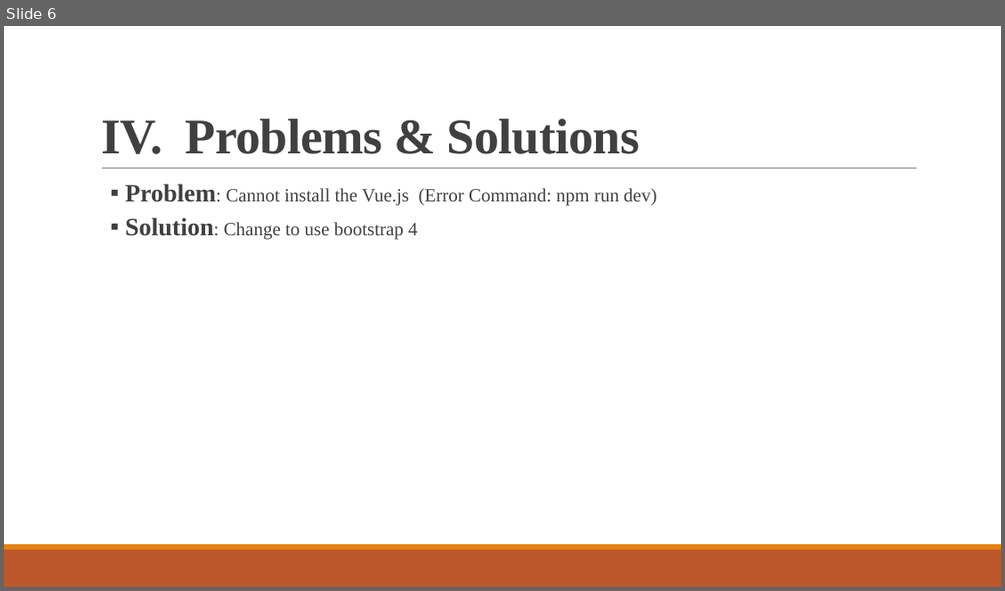
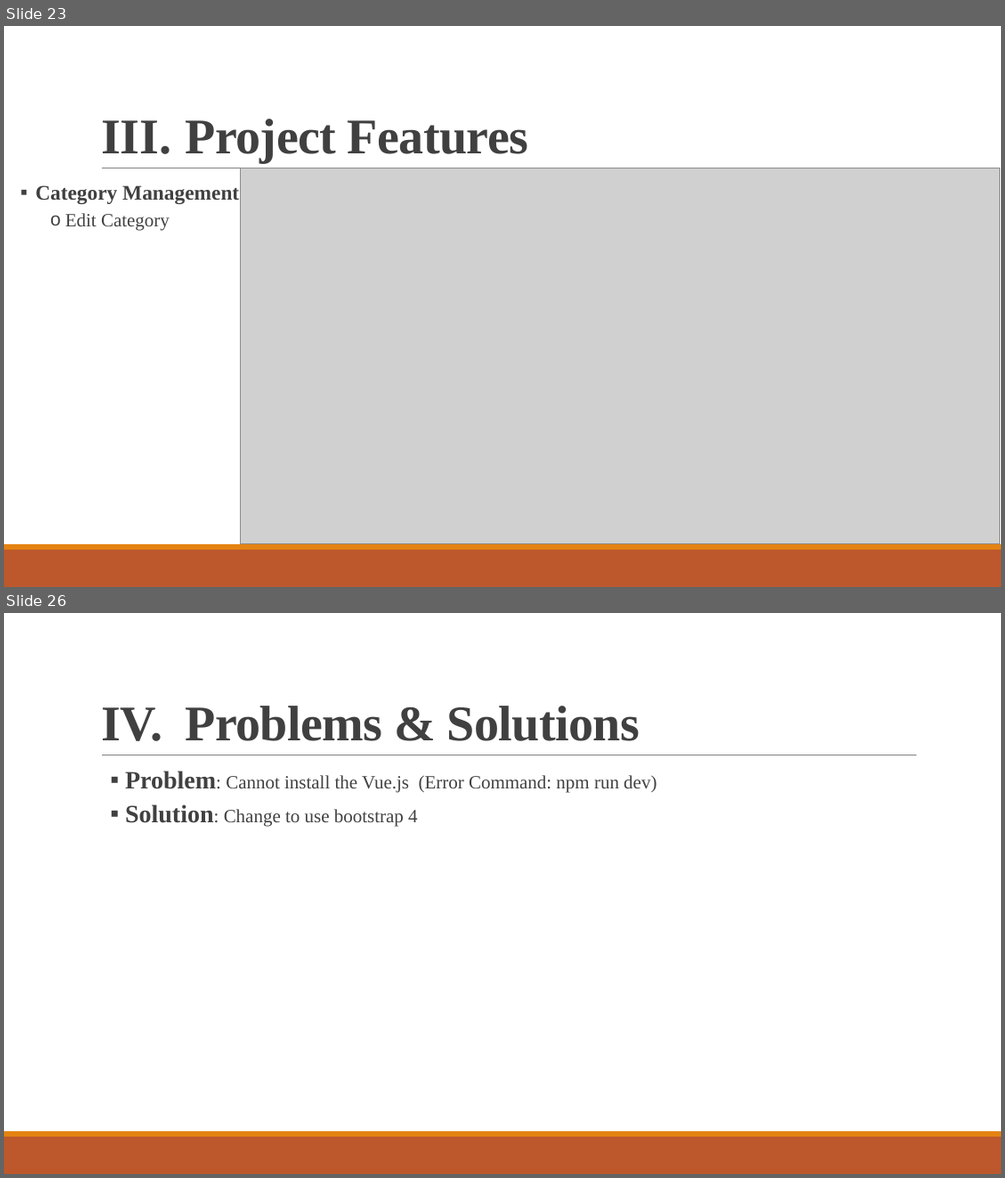
Before and after one commit to devit-chea/mini-project-orm, a slide deck: project documents/Article Post.pptx. Shown one above the other, each under a label of ours: slide 6 before the commit, slides 23 and 26 after it; the slides between them are not shown. The pictures are 1005x591 and 1005x1178 pixels, drawn with LibreOffice and Linux fonts; fonts in the diff are those of the drawing; grey boxes stand for pictures. Boxes give left, top, right and bottom in pixels: in the first picture for what was removed or moved away, otherwise in the second. Text is boxed around its words. In the diff, an @@ line names an element or a change of style, - is before the commit and + after.

```diff
--- a/project documents/Article Post.pptx
+++ b/project documents/Article Post.pptx
@@ slide 23 added at bbox=[4, 26, 1001, 587], background #FFFFFF; not listed: 3 template elements that a slide beside it also shows @@
@@ title added at bbox=[186, 119, 528, 163], 48 pt, text #404040, bold @@
+III. Project Features
@@ text added at bbox=[35, 185, 239, 231], 20 pt, text #404040, bold @@
+  ▪ Category Management
+      o Edit Category
@@ picture added at bbox=[241, 168, 1000, 543] @@
@@ what was slide 6 is now slide 26 @@
```
Also in this commit, not shown: 1 slide changed, 19 other slides added, 5 other files.
